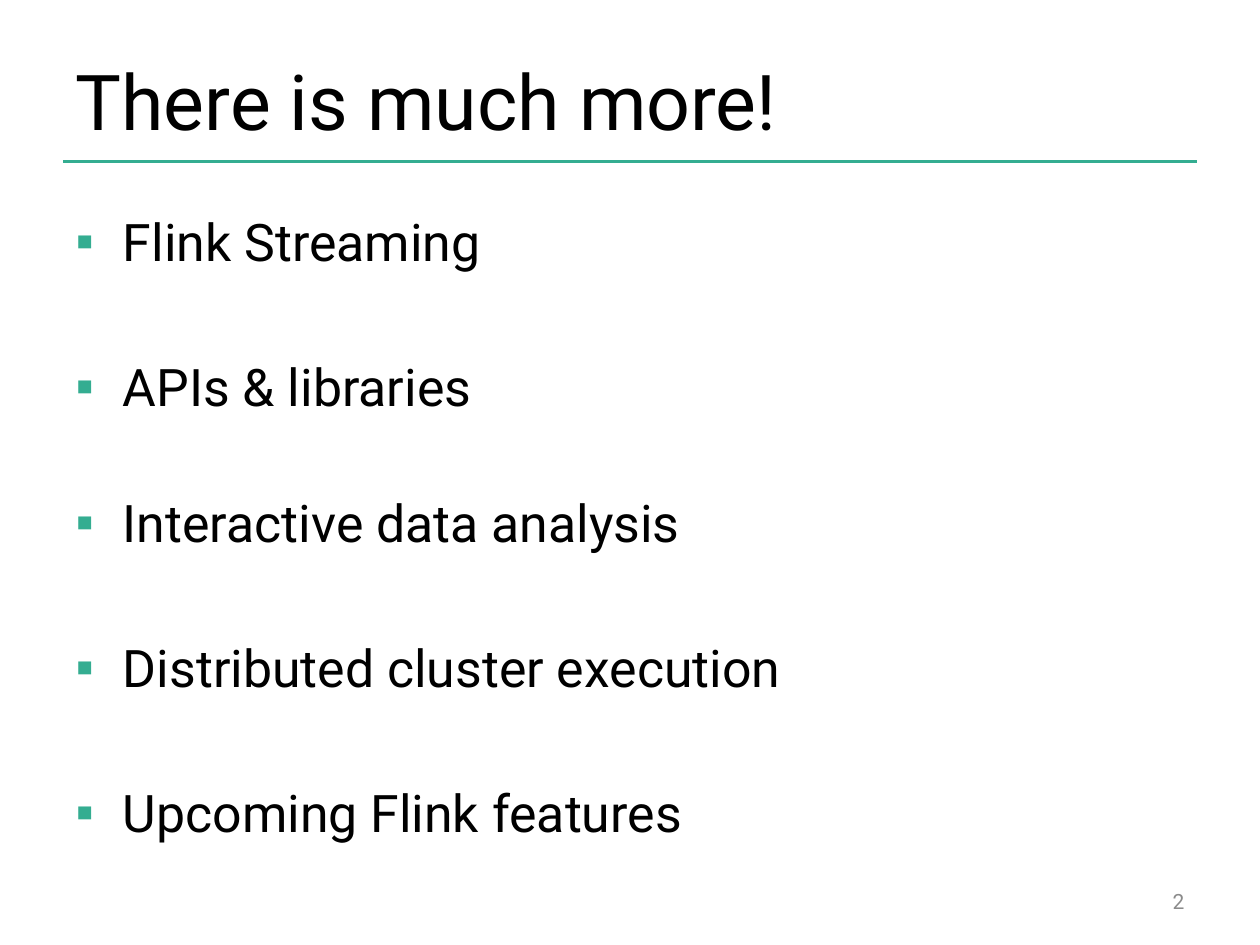
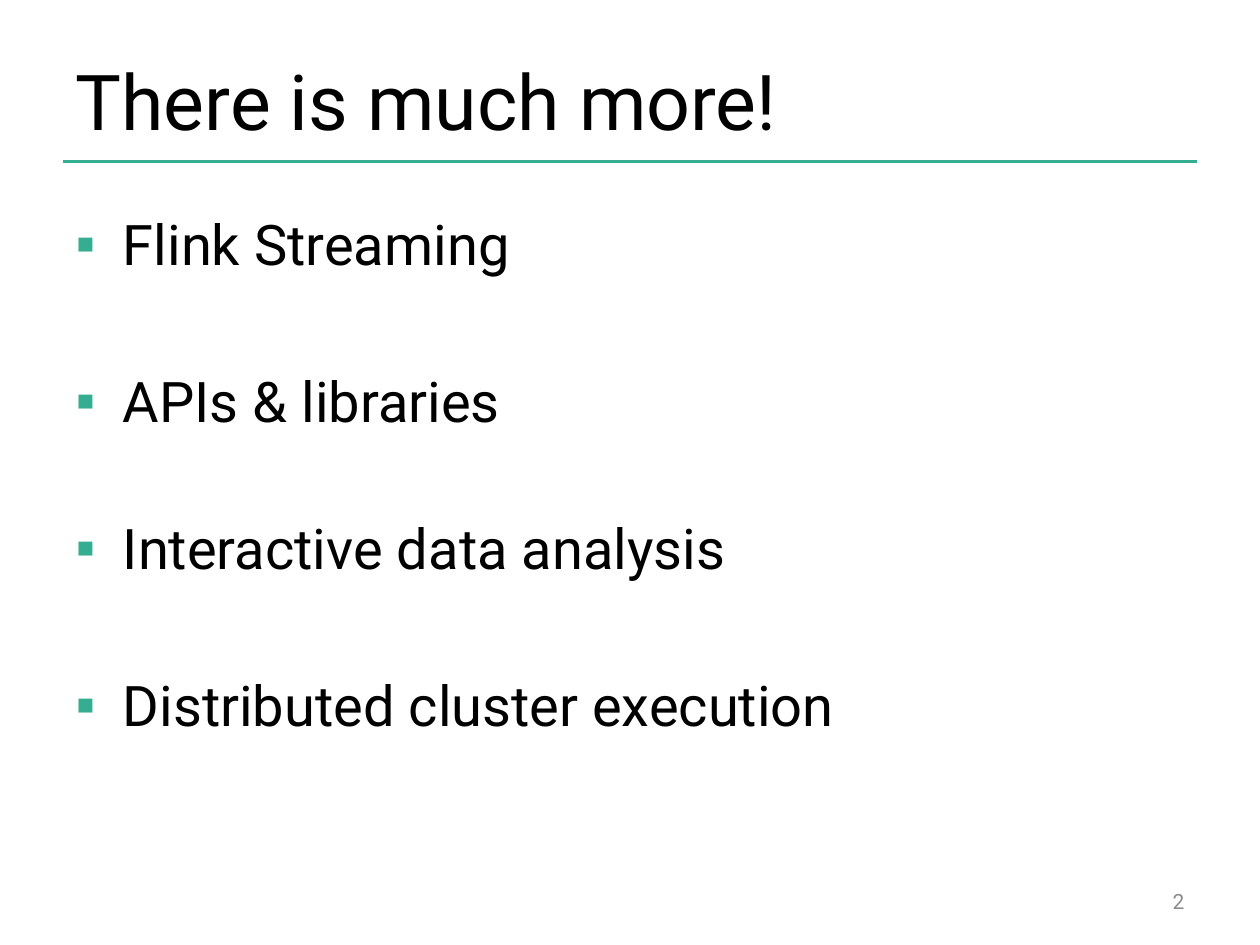
Before and after one commit to dataArtisans/flink-training-web, a slide deck: slide 2 of slides/closing.pptx. Drawn at 1260x945 pixels with LibreOffice and Linux fonts; fonts in the diff are those of the drawing; background and template pictures are left out. Boxes give left, top, right and bottom in pixels: in the first picture for what was removed or moved away, otherwise in the second. Text is boxed around its words. In the diff, an @@ line names an element or a change of style, - is before the commit and + after.

```diff
--- a/slides/closing.pptx
+++ b/slides/closing.pptx
@@ text "Flink Streaming" at (123,223,834,727): size 29.6 to 32 pt @@
@@ text at (123,792,682,843): paragraph removed @@
-▪ Upcoming Flink features
```
Also in this commit, not shown: 3 other slides changed, 2 slides removed, 3 other files.
